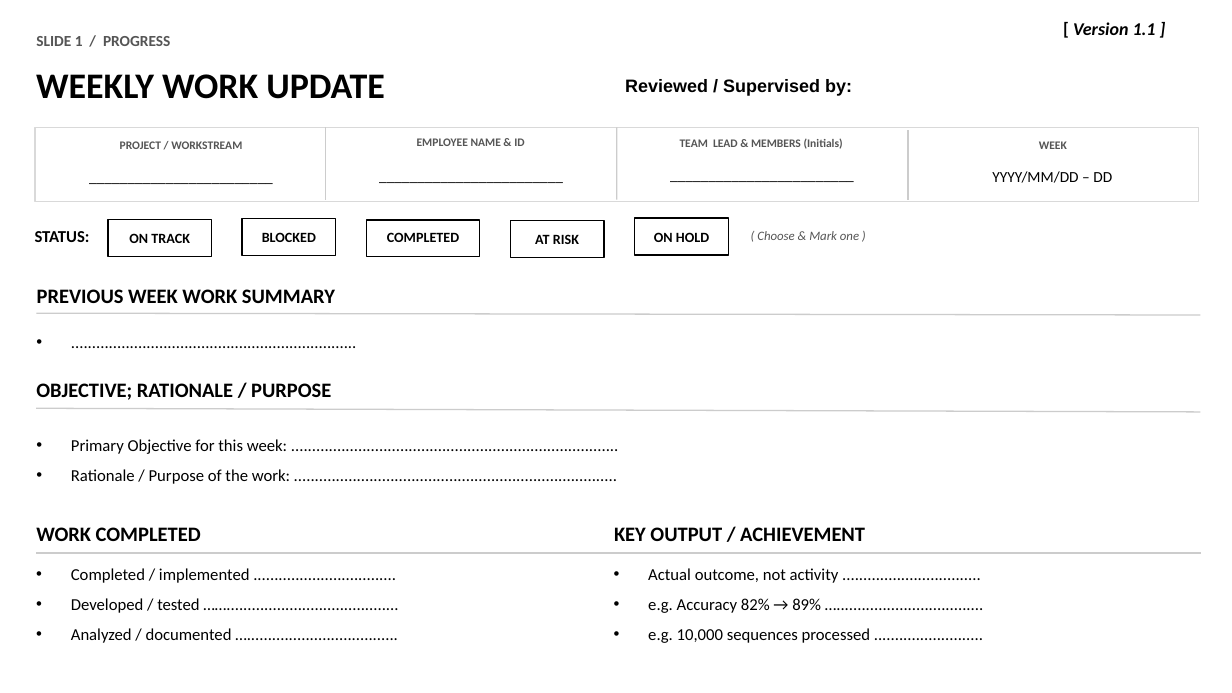
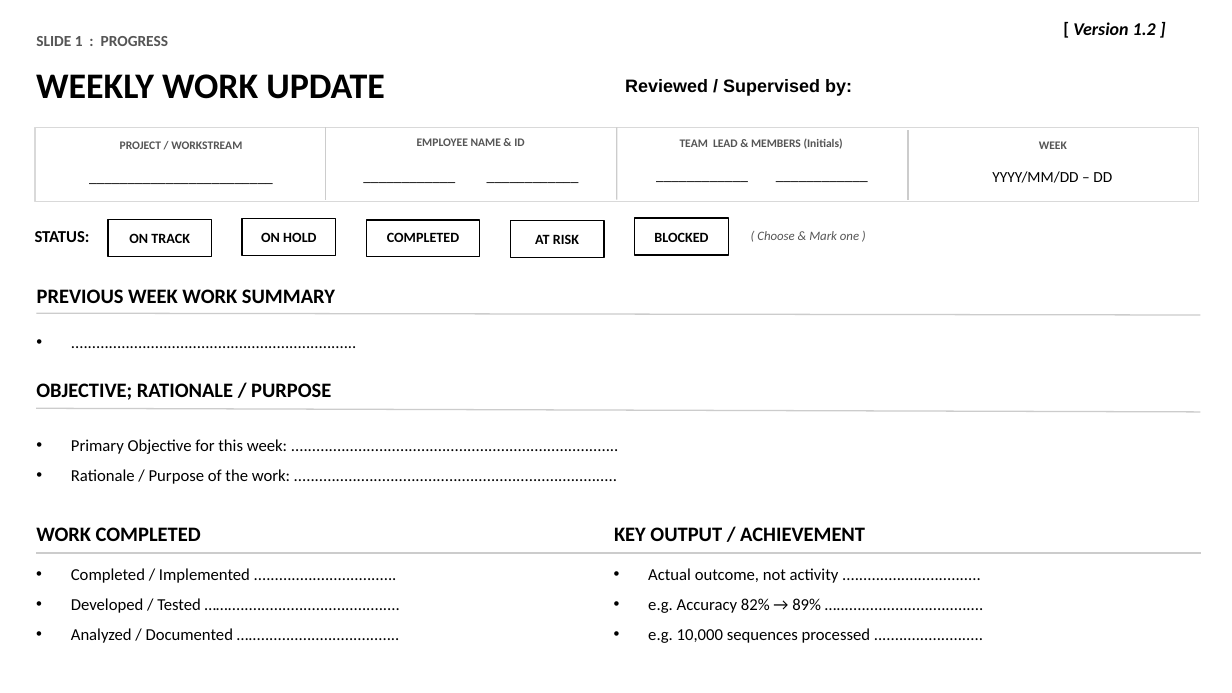
Before and after one commit to Insyratech/hr-portal-client, a slide deck: slide 1 of public/Weekly_Update_Template.pptx. Drawn at 1232x693 pixels with LibreOffice and Linux fonts; fonts in the diff are those of the drawing. Boxes give left, top, right and bottom in pixels: in the first picture for what was removed or moved away, otherwise in the second. Text is boxed around its words. In the diff, an @@ line names an element or a change of style, - is before the commit and + after.

```diff
--- a/public/Weekly_Update_Template.pptx
+++ b/public/Weekly_Update_Template.pptx
@@ text at [1073,22,1156,35]: text changed @@
-[ Version 1.1 ]
+[ Version 1.2 ]
@@ text at [36,36,168,46]: text changed @@
-SLIDE 1 / PROGRESS
+SLIDE 1 : PROGRESS
@@ text at [325,159,616,192]: spaces changed @@
-________________________
+____________ ____________
@@ text at [616,158,908,190]: spaces changed @@
-________________________
+____________ ____________
@@ text at [261,232,316,242]: text changed @@
-BLOCKED
+ON HOLD
@@ text at [654,232,708,242]: text changed @@
-ON HOLD
+BLOCKED
@@ text at [71,568,250,643]: text changed @@
-• Completed / implemented ..................................
-• Developed / tested …….........................................
-• Analyzed / documented …....................................
+• Completed / Implemented ..................................
+• Developed / Tested …….........................................
+• Analyzed / Documented …....................................
```
Also in this commit, not shown: 3 other slides changed, 1 slide added, 2 other files.
